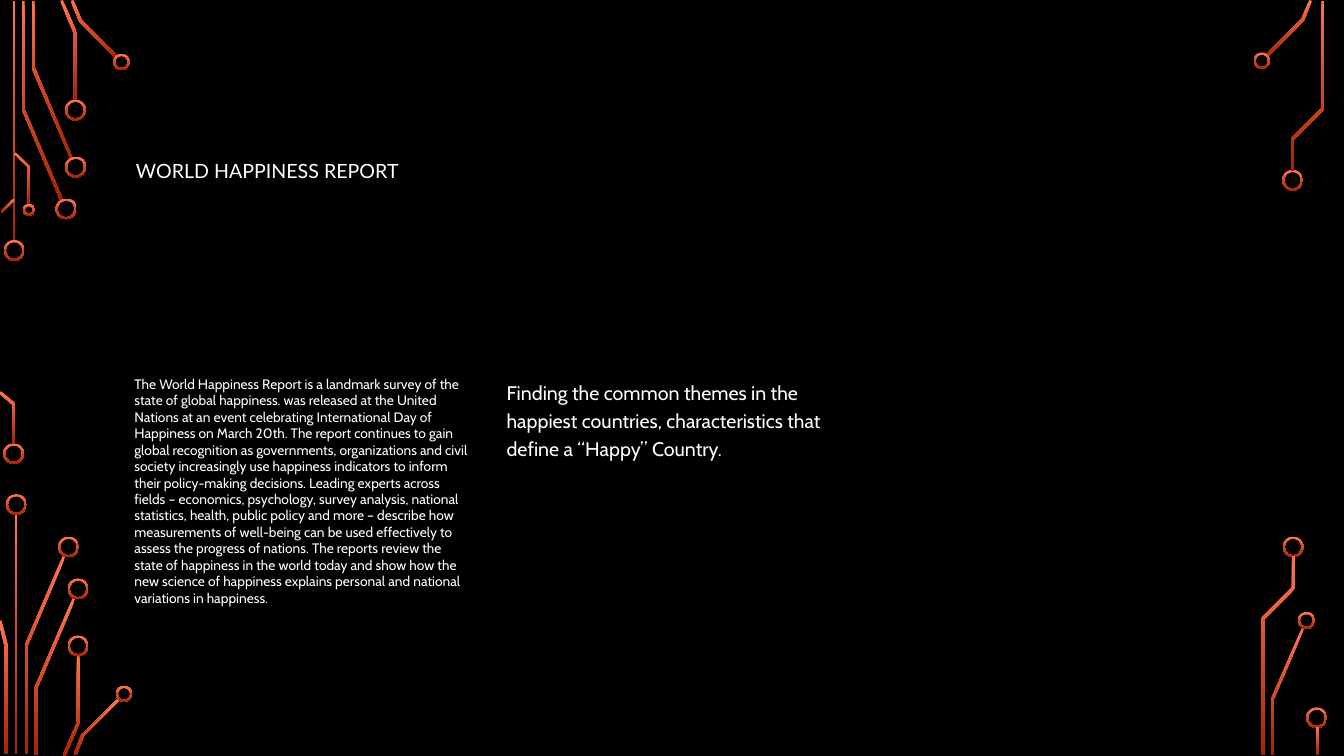
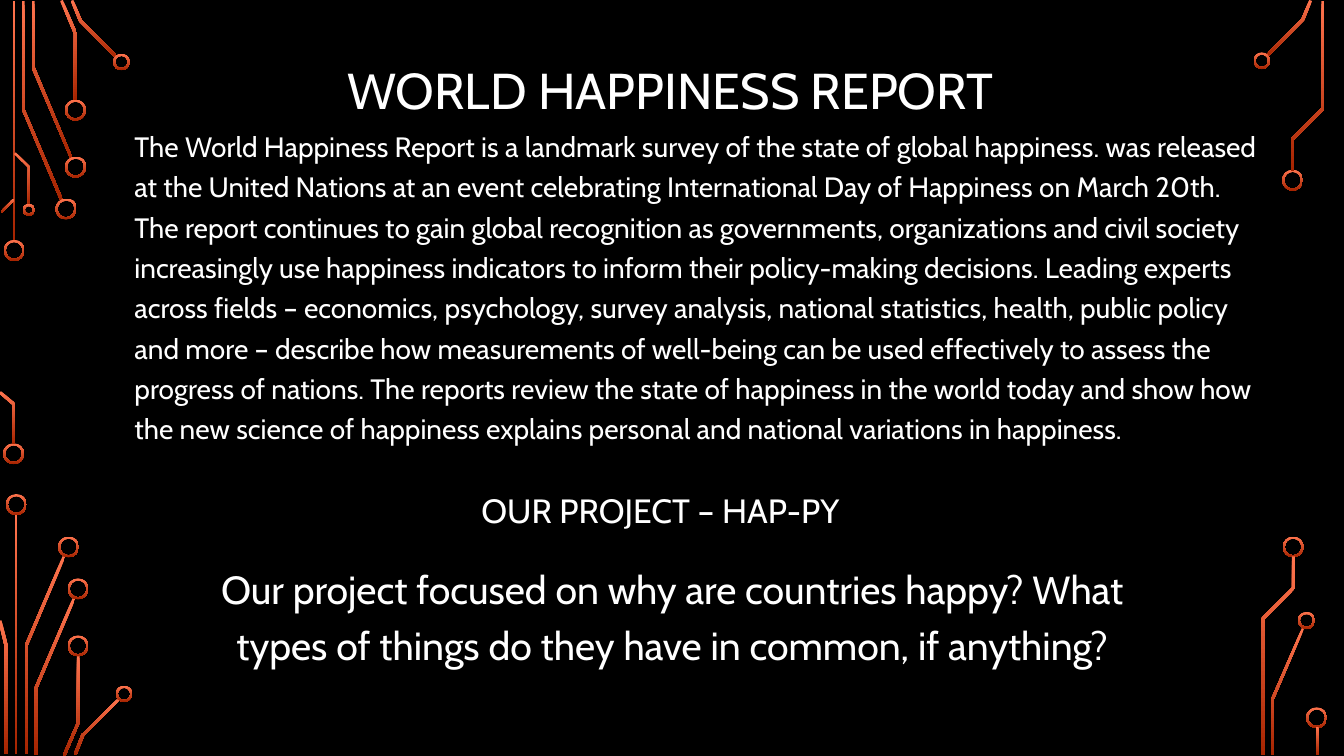
Before and after one commit to HBarker74582/Hap-Py, a slide deck: slide 2 of The Dimensions of Happiness.pptx. Drawn at 1344x756 pixels with LibreOffice and Linux fonts; fonts in the diff are those of the drawing; background and template pictures are left out. Boxes give left, top, right and bottom in pixels: in the first picture for what was removed or moved away, otherwise in the second. Text is boxed around its words. In the diff, an @@ line names an element or a change of style, - is before the commit and + after.

Commit message:
updates

```diff
--- a/The Dimensions of Happiness.pptx
+++ b/The Dimensions of Happiness.pptx
@@ title "WORLD HAPPINESS REPORT": place and size @@
-title "WORLD HAPPINESS REPORT" at bbox=[136, 163, 399, 178]
+title "WORLD HAPPINESS REPORT" at bbox=[347, 73, 993, 110]
@@ title "WORLD HAPPINESS REPORT" at bbox=[347, 73, 993, 110]: size 14 to 36 pt, font Lato to Cabin; alignment left to centre @@
@@ text "The World Happiness Report is ...": place and size @@
-text "The World Happiness Report is ..." at bbox=[134, 378, 467, 607]
+text "The World Happiness Report is ..." at bbox=[134, 136, 1256, 446]
@@ text "The World Happiness Report is ..." at bbox=[134, 136, 1256, 446]: size 9.8 to 20 pt; line spacing 1 to 1.2 @@
@@ text added at bbox=[481, 499, 840, 529], 24 pt, text #FFFFFF @@
+OUR PROJECT – HAP-PY
@@ text at bbox=[221, 574, 1123, 670]: text changed; size 14 to 28 pt @@
-Finding the common themes in the happiest countries, characteristics that define a “Happy” Country.
+Our project focused on why are countries happy? What types of things do they have in common, if anything?
```
Also in this commit, not shown: 3 other slides changed, 1 slide added, 2 slides removed.
